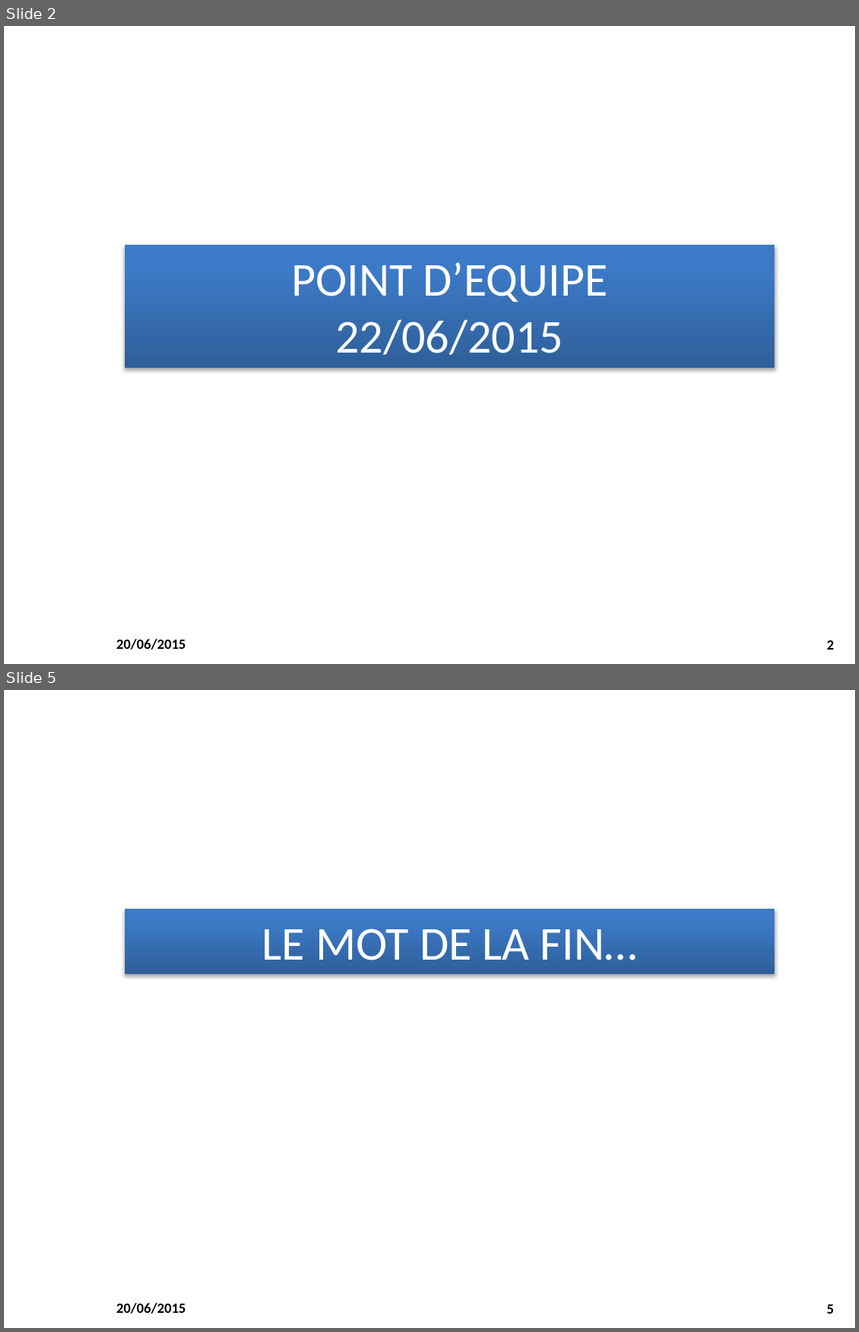
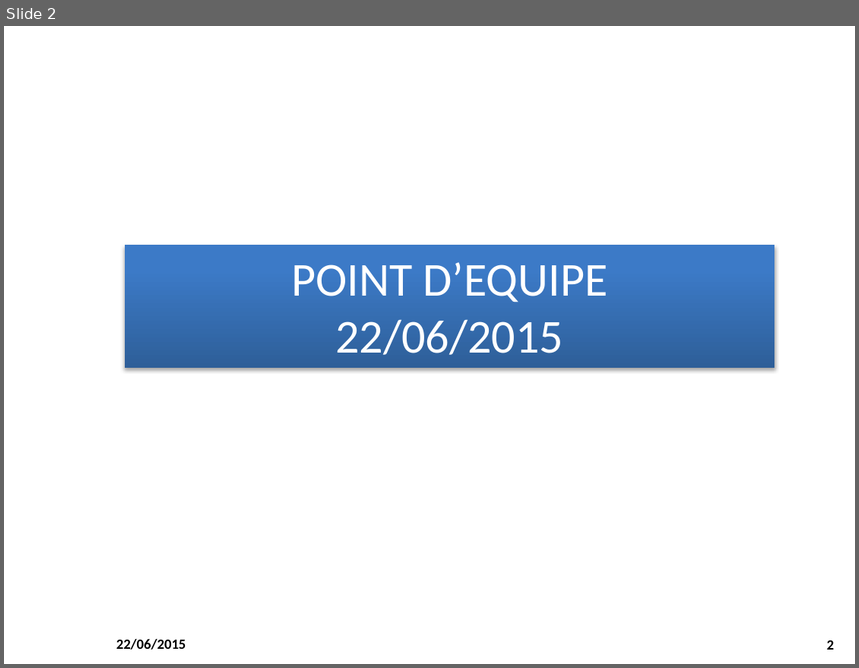
Before and after one commit to M2SIID-ODE/Projet_ODE, a slide deck: Documentation/4 - Suivi projet/Point_Equipe_2015-06_22.pptx. Shown one above the other, each under a label of ours: slides 2 and 5 before the commit, slide 2 after it; the slides between them are not shown. The pictures are 859x1332 and 859x668 pixels, drawn with LibreOffice and Linux fonts; fonts in the diff are those of the drawing; background and template pictures are left out. Boxes give left, top, right and bottom in pixels: in the first picture for what was removed or moved away, otherwise in the second. Text is boxed around its words. In the diff, an @@ line names an element or a change of style, - is before the commit and + after.

```diff
--- a/Documentation/4 - Suivi projet/Point_Equipe_2015-06_22.pptx
+++ b/Documentation/4 - Suivi projet/Point_Equipe_2015-06_22.pptx
@@ slide 5 removed at box(4, 690, 855, 1328), background #FFFFFF; not listed: 2 template elements that a slide beside it also shows @@
@@ rectangle removed at box(125, 909, 775, 974) @@
-LE MOT DE LA FIN…
@@ slide 2 changed as well @@
@@ text at box(116, 639, 186, 650): text changed @@
-20/06/2015
+22/06/2015
```
Also in this commit, not shown: 3 other slides changed, 6 slides added, 1 other slide removed.
